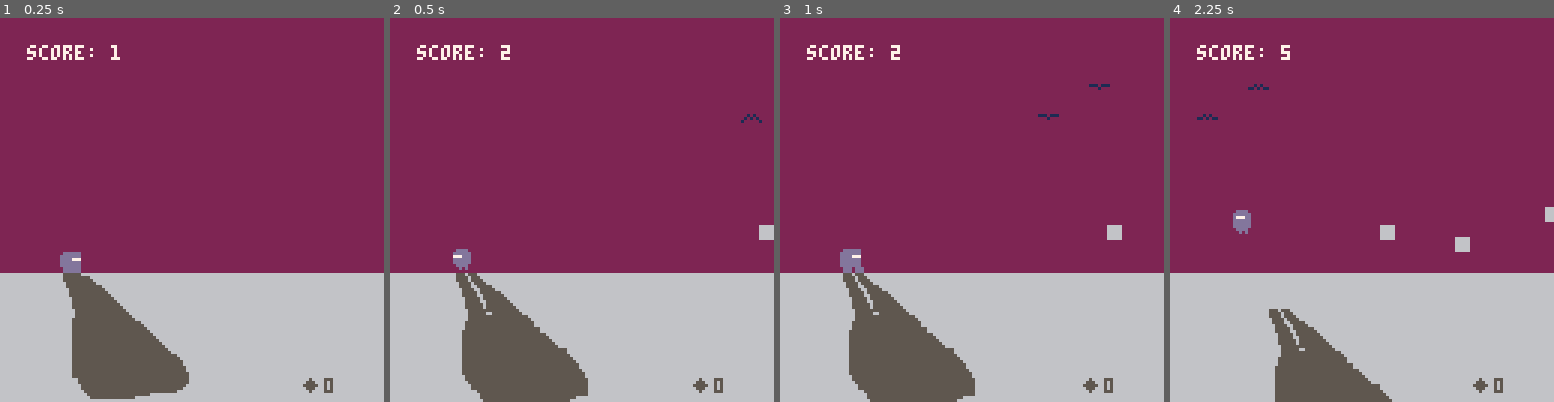
Above: before the commit, frames 1-4 (left to right).
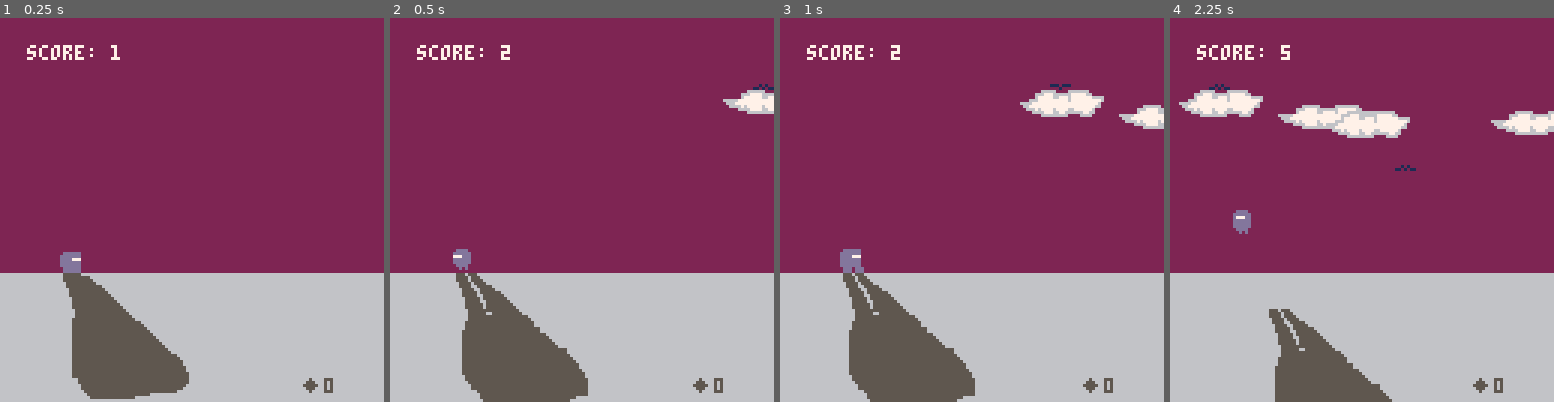
Above: after the commit, the same moments.

Repository: oliverruoff/Pico-Dodge
Game: PICO-8 cartridge pico-dodge.p8
Two runs of this game, one before a commit and one after it. Both use one fixed random seed, a clock stepped at 60 frames per second and the inputs below.
Inputs:
- Up to frame 1 (0.25 s): no input
- Up to frame 2 (0.5 s): tap X (X key) at 0.33 s
- Up to frame 3 (1 s): tap O (Z key) at 0.7 s
- Up to frame 4 (2.25 s): tap X (X key) at 1.07, 1.85 s; tap O (Z key) at 1.7, 2.1 s; hold Up from 2.15 s (still down)

Frame 1 is identical in both runs. In frame 2, 0.8% of the frame differs, in the area x 86-100%, y 17-58%; in frame 3, 1.9%; in frame 4, 4.4%, in the area x 2-100%, y 17-61%.

Commit message:
added clouds

Diff:
--- a/pico-dodge.p8
+++ b/pico-dodge.p8
@@ -1,6 +1,9 @@
 pico-8 cartridge // http://www.pico-8.com
 version 41
 __lua__
+-- pico-dodge
+-- by oliver ruoff
+
 floor_y = 85
 gravity = 0.2
 anim_cnt = 0
@@ -9,6 +12,7 @@
 game_over = false
 paused = false
 birds_gen_prob = 3
+clouds_gen_prob = 1
 
 function _init()
   -- preparing save state
@@ -106,6 +110,12 @@
 				  gen_bird()
 				end
 				move_birds()
+				-- gen and move clouds
+				if (rand_range(0,100) <
+				    clouds_gen_prob) then
+				  gen_cloud()
+				end
+				move_clouds()
 				-- increase speed
 				if block_speed < 5 then
 				  block_speed += 0.002
@@ -139,6 +149,7 @@
   plr_draw()
   blocks_draw()
   shadow_draw()
+  clouds_draw()
   birds_draw()
   draw_score()
   draw_center()
@@ -504,7 +515,7 @@
 function birds_draw()
 		for bird in all(birds) do
 		  -- animation handling
-		  if anim_cnt % 10 == 0 then
+		  if anim_cnt % 5 == 0 then
 		    if bird.spr_id < 133 then
 		  				bird.spr_id += 1
 		  		else
@@ -527,6 +538,62 @@
     end
   end
 end
+
+clouds = {}
+
+function gen_cloud()
+  xr=128
+  yr= rand_range(0, 20)
+  local cloud =
+     {["sx"] = 64,
+      ["sy"] = 72,
+      ["sw"] = 32,
+      ["sh"] = 32,
+      ["dx"] = 128,
+      ["dy"] = yr,
+      ["dw"] = 32,
+      ["dh"] = 32,
+      ["speed"] = rand_range(
+                    1.2, 2)}
+  add(clouds, cloud)
+end
+
+function clouds_draw()
+		for cloud in all(clouds) do
+		  -- animation handling
+		  if anim_cnt % 15 == 0 then
+		    -- stretching clouds for
+		    -- animation
+		    if
+		      cloud.dw == cloud.sw then
+		      cloud.dw = cloud.sw + 5
+		      cloud.dh = cloud.dh - 1
+		    else
+		      cloud.dw = cloud.sw
+		      cloud.dh = cloud.sh
+		    end
+		  end
+		  sspr(cloud.sx,
+      cloud.sy,
+      cloud.sw,
+      cloud.sh,
+      cloud.dx,
+      cloud.dy,
+      cloud.dw,
+      cloud.dh)
+		end
+end
+
+function move_clouds()
+  for cloud in all(clouds) do
+    cloud.dx = cloud.dx -
+              cloud.speed
+    if cloud.dx < - cloud.dw
+    then
+      del(clouds, cloud)
+    end
+  end
+end
 -->8
 -- cartdata loading / saving
 
Not shown, changed: 64 lines of the sprite sheet (__gfx__) section of pico-dodge.p8
Not shown, changed: the thumbnail (__label__) section of pico-dodge.p8
Not shown, changed: README.md
Not shown, changed: pico-dodge.p8.html
Not shown, changed: pico-dodge.p8.js
Not shown, changed: pico-dodge.p8.png
